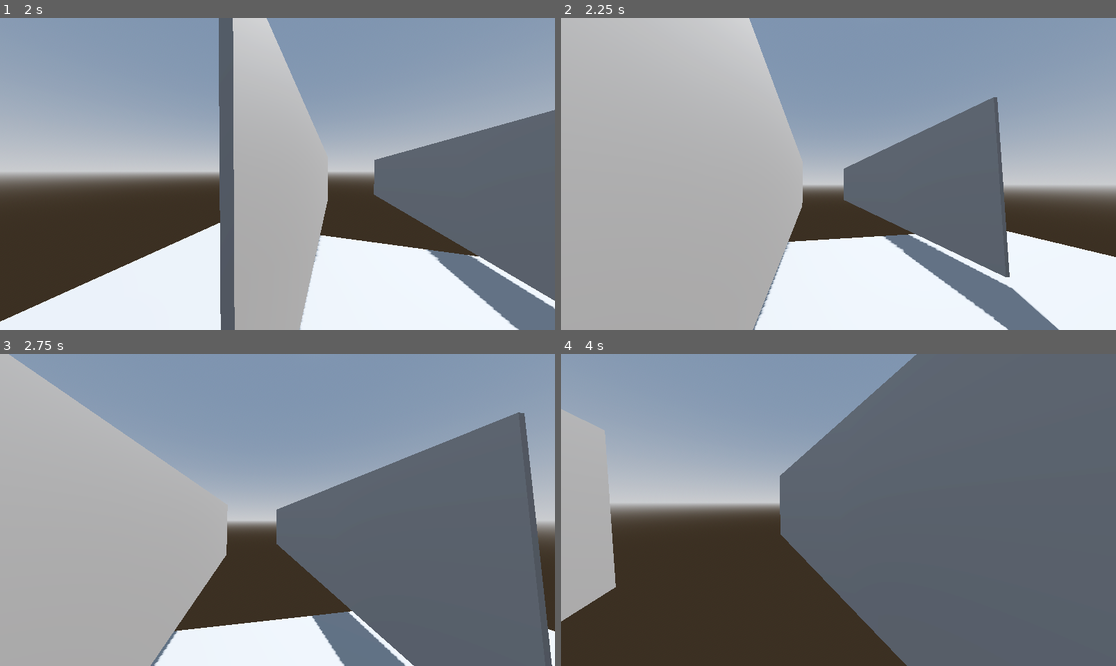
Above: before the commit, frames 1-4 (two rows, left to right).
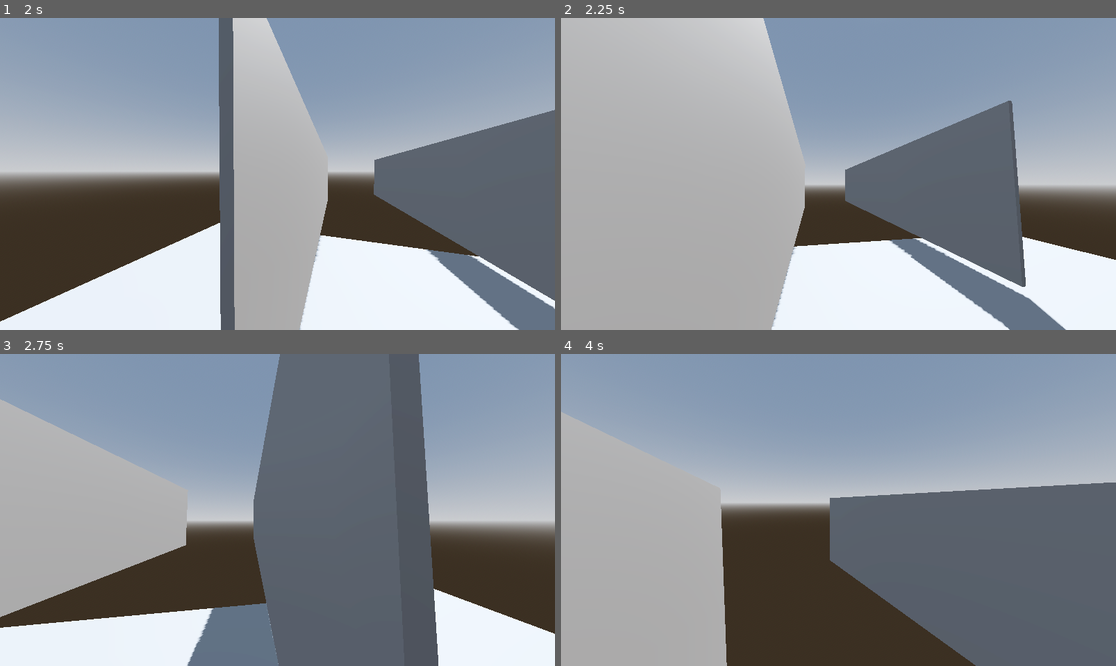
Above: after the commit, the same moments.

Repository: yespeeps/the-great-escape
Game: Godot game, scene res://scenes/main.tscn
Same seed, same stepped clock (60 frames per second), same inputs: the game is played once before the commit and once after it.
Inputs (mouse positions are in pixels of both pictures, inside the frame that each line leads up to):
- Up to frame 1 (2 s): tap Enter at 0.5 s; move the mouse to (399, 158) at 0.52 s; hold D (input_right) 0.53-1.28 s; hold Space (jump) 0.53-1.28 s; click (399, 158) at 0.67 s; move the mouse to (249, 174) at 1.27 s; hold W (input_forward) from 1.28 s (still down); tap Ctrl (crouch) at 1.35 s; tap Space (jump) at 1.52, 1.55, 1.82 s
- Up to frame 2 (2.25 s): keep holding W (input_forward); move the mouse to (849, 167) at 2.02 s; hold Shift (sprint) from 2.03 s (still down)
- Up to frame 3 (2.75 s): keep holding W (input_forward); keep holding Shift (sprint); tap Space (jump) at 2.3 s
- Up to frame 4 (4 s): keep holding W (input_forward); move the mouse to (832, 516) at 2.77 s; release Shift (sprint) at 2.78 s; tap Enter at 2.85 s; tap Space (jump) at 3.02, 3.05, 3.32 s; move the mouse to (877, 513) at 3.52 s; hold Space (jump) from 3.53 s (still down); tap F at 3.6 s

Frame 1 is identical in both runs. In frame 2, 4.5% of the frame differs, in the area x 33-100%, y 0-100%; in frame 3, 48%, in the area x 0-100%, y 0-100%; in frame 4, 39%.

Commit message:
kind of working wallrun and walljump
some bugs such as when im close to a very short wall i go really fast
without wallrunning and walljump only kind of works

Diff:
--- a/scenes/source_controller.tscn
+++ b/scenes/source_controller.tscn
@@ -6,6 +6,8 @@
 [ext_resource type="Script" uid="uid://b2b4ivtbgiesp" path="res://scripts/jumping.gd" id="5_jnw8r"]
 [ext_resource type="Script" uid="uid://ctvfi4ni0m338" path="res://scripts/state_machine.gd" id="6_oiiwm"]
 [ext_resource type="Script" uid="uid://dvapnrgjsm4tm" path="res://scripts/falling.gd" id="6_rsd00"]
+[ext_resource type="Script" uid="uid://dl8omehgps5vb" path="res://scripts/walljumping.gd" id="8_eqp4y"]
+[ext_resource type="Script" uid="uid://ckc6p63af4fgu" path="res://scripts/wallrunning.gd" id="11_eeyhy"]
 
 [sub_resource type="CapsuleShape3D" id="CapsuleShape3D_n4ypa"]
 
@@ -70,4 +72,11 @@
 [node name="Falling" type="Node" parent="StateMachine"]
 script = ExtResource("6_rsd00")
 
+[node name="WallRunning" type="Node" parent="StateMachine"]
+script = ExtResource("11_eeyhy")
+metadata/_custom_type_script = "uid://ckc6p63af4fgu"
+
+[node name="WallJumping" type="Node" parent="StateMachine"]
+script = ExtResource("8_eqp4y")
+
 [connection signal="timeout" from="Exit Timer" to="." method="_on_exit_timer_timeout"]
--- a/scripts/falling.gd
+++ b/scripts/falling.gd
@@ -1,11 +1,18 @@
 class_name Falling extends PlayerState
+var can_wallrun := true
 
 func enter(previous_state_path: String, data := {}) -> void:
-	pass
+	if previous_state_path == WALLJUMPING:
+		can_wallrun = false
+		await get_tree().create_timer(1).timeout
+		can_wallrun = true
 
 func physics_update(delta: float) -> void:
 	if player.is_on_floor():
 		finished.emit(RUNNING)
+
+	if player.get_collision_x_normal() and can_wallrun:
+		finished.emit(WALLRUNNING)
 
 	player.velocity.y -= player.gravity * delta
 	var cur_speed_in_wish_dir = player.velocity.dot(player.wish_dir)
--- a/scripts/player_state.gd
+++ b/scripts/player_state.gd
@@ -4,6 +4,8 @@
 const RUNNING = "Running"
 const JUMPING = "Jumping"
 const FALLING = "Falling"
+const WALLRUNNING = "WallRunning"
+const WALLJUMPING = "WallJumping"
 
 var player: Player
 
--- a/scripts/source_controller.gd
+++ b/scripts/source_controller.gd
@@ -18,6 +18,7 @@
 
 @export var wall_jump_up_force := 700
 @export var wall_jump_side_force := 1200
+@export var wall_run_boost := 2
 
 # Ground movement settings
 @export var walk_speed := 7
@@ -33,6 +34,7 @@
 var headbob_time = 0.0
 
 var wish_dir := Vector3.ZERO
+var input_dir
 
 var gravity = ProjectSettings.get_setting('physics/3d/default_gravity')
 
--- /dev/null
+++ b/scripts/walljumping.gd
@@ -0,0 +1,9 @@
+class_name WallJumping extends PlayerState
+
+func enter(previous_state_path: String, data := {}) -> void:
+	pass
+
+func physics_update(delta: float) -> void:
+	var force_to_apply = player.get_collision_x_normal() * player.wall_jump_side_force + player.global_transform.basis.y * player.wall_jump_up_force
+	player.velocity += force_to_apply * delta
+	finished.emit(FALLING)
--- a/scripts/wallrunning.gd
+++ b/scripts/wallrunning.gd
@@ -1 +1,16 @@
-extends State
+class_name WallRunning extends PlayerState
+# get dot product of -globaltransformbasisz and wall normal and check if less than or equal or 0.5
+func enter(_previous_state_path: String, _data := {}) -> void:
+	player.velocity.y /= 2
+	player.velocity += player.wall_run_boost * -player.global_transform.basis.z
+
+func physics_update(delta: float) -> void:
+	if !player.get_collision_x_normal():
+		finished.emit(FALLING)
+		return
+
+	if Input.is_action_just_pressed('jump'):
+		finished.emit(WALLJUMPING)
+
+	player.velocity += -player.get_collision_x_normal()
+	player.velocity.y -= player.gravity/2 * delta
Not shown: 1 places in scenes/source_controller.tscn that only renumber resources
Not shown, added: scripts/walljumping.gd.uid
